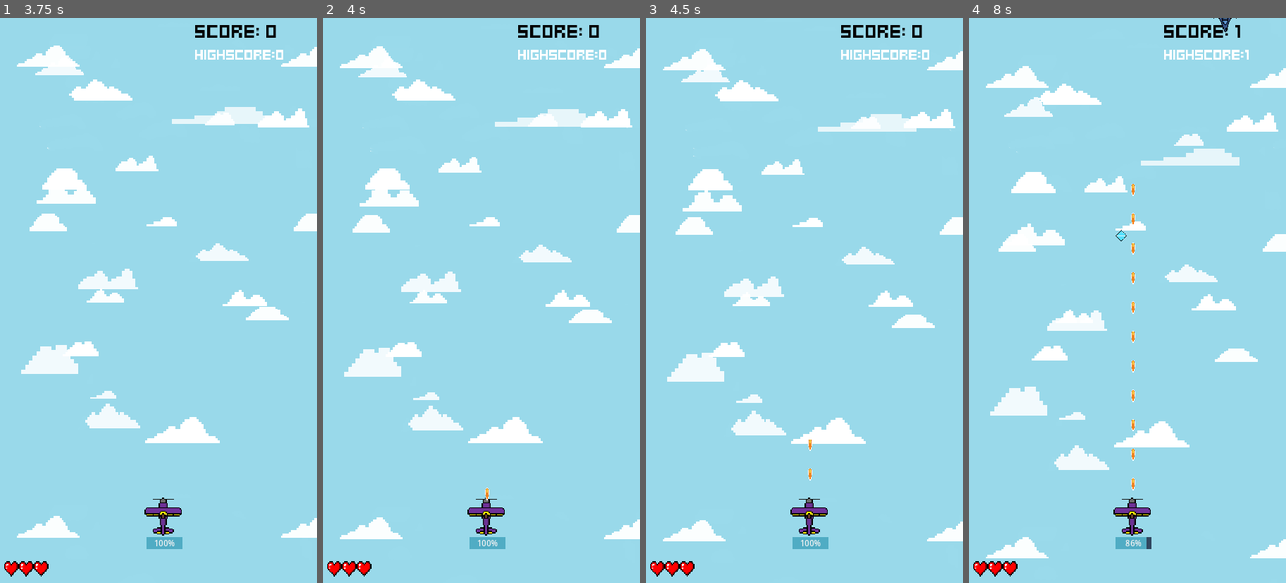
Above: before the commit, frames 1-4 (left to right).
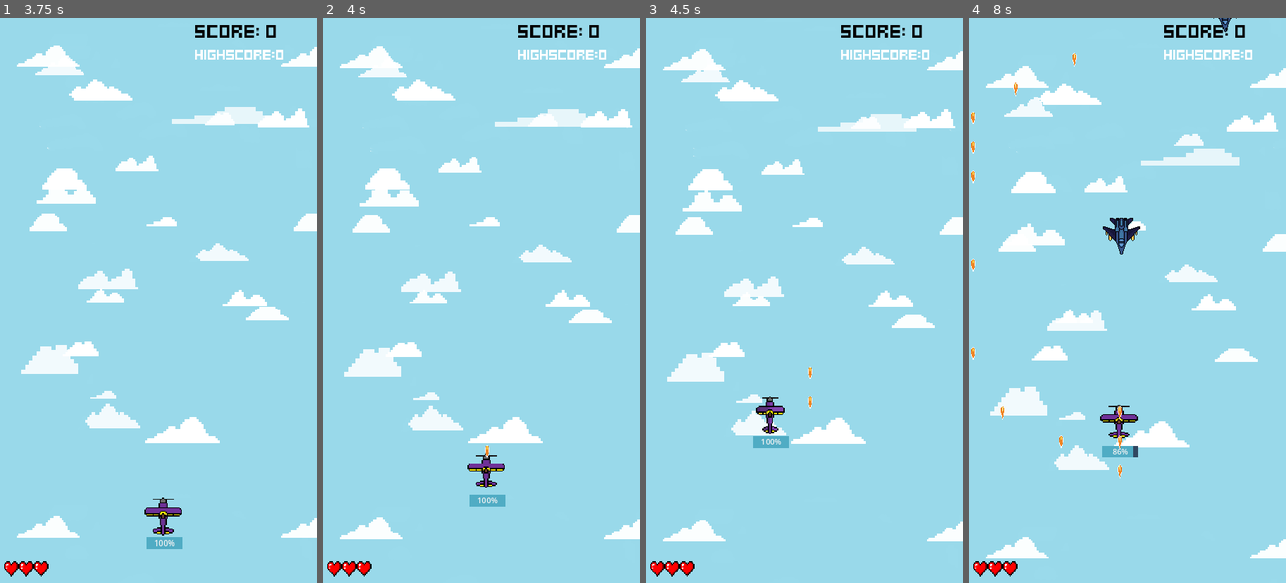
Above: after the commit, the same moments.

Repository: edmundyu2008/LeBombJames
Game: Godot game, scene res://UI/main_menu.tscn
Same seed, same stepped clock (60 frames per second), same inputs: the game is played once before the commit and once after it.
Inputs (mouse positions are in pixels of both pictures, inside the frame that each line leads up to):
- Up to frame 1 (3.75 s): click (76, 396) at 0.5 s; tap Enter (ui_accept) at 1.25, 1.52, 2.27 s; hold D (ui_right) 1.28-2.03 s; hold S (ui_down) 2.03-2.78 s; hold D (ui_right) 2.78-3.53 s; hold W (ui_up) from 3.53 s (still down)
- Up to frame 2 (4 s): keep holding W (ui_up); tap Enter (ui_accept) at 3.77 s
- Up to frame 3 (4.5 s): release W (ui_up) at 4.28 s; hold A (ui_left) from 4.28 s (still down)
- Up to frame 4 (8 s): tap Enter (ui_accept) at 4.52, 5.27, 6.77, 7.52 s; release A (ui_left) at 5.78 s; hold S (ui_down) 5.78-6.53 s; hold D (ui_right) 6.53-7.28 s; hold W (ui_up) from 7.28 s (still down)

Frame 1 is identical in both runs. In frame 2, 1.1% of the frame differs, in the area x 45-58%, y 75-94%; in frame 3, 1.2%; in frame 4, 2.0%, in the area x 0-90%, y 1-94%.

Commit message:
playermovementanimationdone

Diff:
--- a/player_plane/plane.gd
+++ b/player_plane/plane.gd
@@ -35,6 +35,10 @@
 func animate_the_plane():
 	if move_component.velocity.x < 0:
 		animated_sprite_2d.play("bankleft")
+	elif move_component.velocity.y < 0:
+		animated_sprite_2d.play("bankbackwards")
+	elif move_component.velocity.y > 0:
+		animated_sprite_2d.play("bankforwards")
 	elif move_component.velocity.x > 0:
 		animated_sprite_2d.play("bankright")
 	else:
--- a/player_plane/plane.tscn
+++ b/player_plane/plane.tscn
@@ -1,10 +1,12 @@
-[gd_scene load_steps=18 format=3 uid="uid://cltw1jastd5q3"]
+[gd_scene load_steps=22 format=3 uid="uid://cltw1jastd5q3"]
 
 [ext_resource type="Texture2D" uid="uid://dgmft2q37eiop" path="res://player_plane/player1.png" id="1_xvef2"]
 [ext_resource type="Script" path="res://player_plane/plane.gd" id="1_yi7cu"]
 [ext_resource type="Script" path="res://components/move_component.gd" id="2_mxmei"]
 [ext_resource type="Script" path="res://components/position_clamp_component.gd" id="5_0p80t"]
 [ext_resource type="Texture2D" uid="uid://cfml7elxa8c4j" path="res://newplaneleft.png" id="6_6t2k7"]
+[ext_resource type="Texture2D" uid="uid://duw0b22wausgb" path="res://bankbackwards.png" id="6_fsfyb"]
+[ext_resource type="Texture2D" uid="uid://p7wsokrvexhd" path="res://bankforwards.png" id="7_bqu7q"]
 [ext_resource type="Script" path="res://components/spawner_component.gd" id="7_nxgsa"]
 [ext_resource type="Texture2D" uid="uid://b54t4ff5hbnis" path="res://newplaneright.png" id="7_umvnq"]
 [ext_resource type="PackedScene" uid="uid://cm4wy11gurd1o" path="res://player_plane/laser.tscn" id="8_w3yhp"]
@@ -14,9 +16,27 @@
 [ext_resource type="Script" path="res://components/player_destroyed_component.gd" id="12_popir"]
 [ext_resource type="Script" path="res://components/player_health.gd" id="13_gr61j"]
 [ext_resource type="Resource" uid="uid://crfoy43it46ev" path="res://game_stats.tres" id="14_imwu1"]
+[ext_resource type="Script" path="res://components/move_input_component.gd" id="17_trpy2"]
+[ext_resource type="Resource" uid="uid://l3xm0ms755d4" path="res://player_plane/ship_move_stats.tres" id="18_b8anx"]
 
 [sub_resource type="SpriteFrames" id="SpriteFrames_87lq6"]
 animations = [{
+"frames": [{
+"duration": 1.0,
+"texture": ExtResource("6_fsfyb")
+}],
+"loop": true,
+"name": &"bankbackwards",
+"speed": 5.0
+}, {
+"frames": [{
+"duration": 1.0,
+"texture": ExtResource("7_bqu7q")
+}],
+"loop": true,
+"name": &"bankforwards",
+"speed": 5.0
+}, {
 "frames": [{
 "duration": 1.0,
 "texture": ExtResource("6_6t2k7")
@@ -66,7 +86,7 @@
 [node name="AnimatedSprite2D" type="AnimatedSprite2D" parent="."]
 scale = Vector2(1.2, 1.211)
 sprite_frames = SubResource("SpriteFrames_87lq6")
-animation = &"bankleft"
+animation = &"bankbackwards"
 
 [node name="MoveComponent" type="Node" parent="." node_paths=PackedStringArray("actor")]
 script = ExtResource("2_mxmei")
@@ -113,3 +133,8 @@
 theme_override_styles/background = SubResource("StyleBoxFlat_cgnu0")
 theme_override_styles/fill = SubResource("StyleBoxFlat_ux4b1")
 max_value = 15.0
+
+[node name="MoveInputComponent" type="Node" parent="." node_paths=PackedStringArray("move_component")]
+script = ExtResource("17_trpy2")
+move_stats = ExtResource("18_b8anx")
+move_component = NodePath("../MoveComponent")
Binary file added: bankbackwards.png
Not shown, added: bankbackwards.png.import
Binary file added: bankforwards.png
Not shown, changed: bankforwards.png.import
Binary file removed: energy_bar.png
